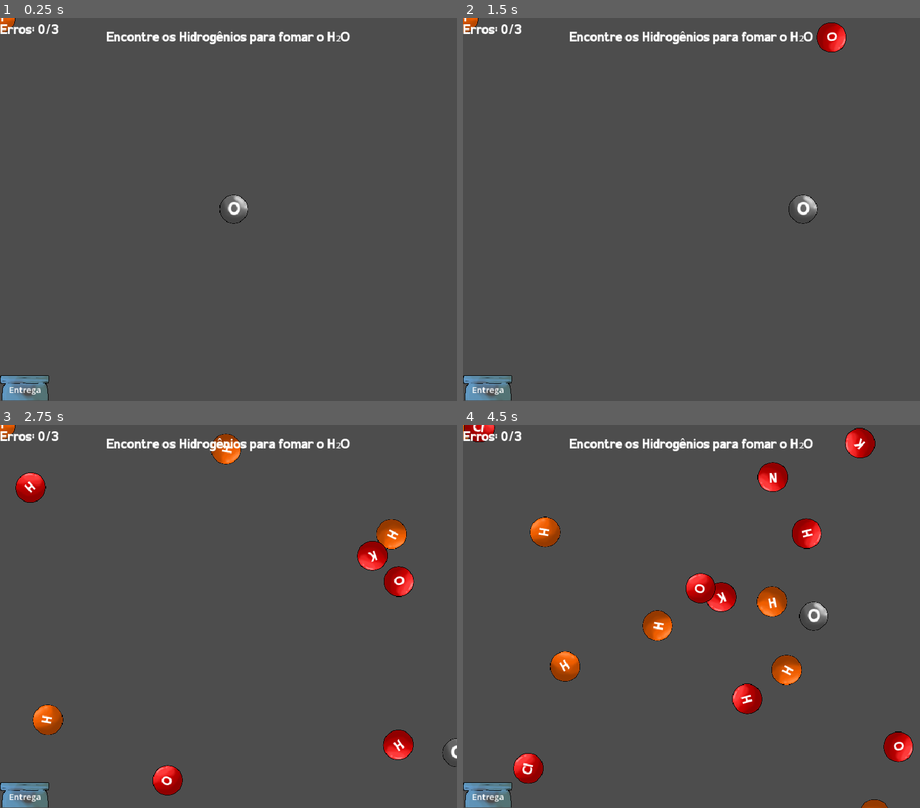
Above: before the commit, frames 1-4 (two rows, left to right).
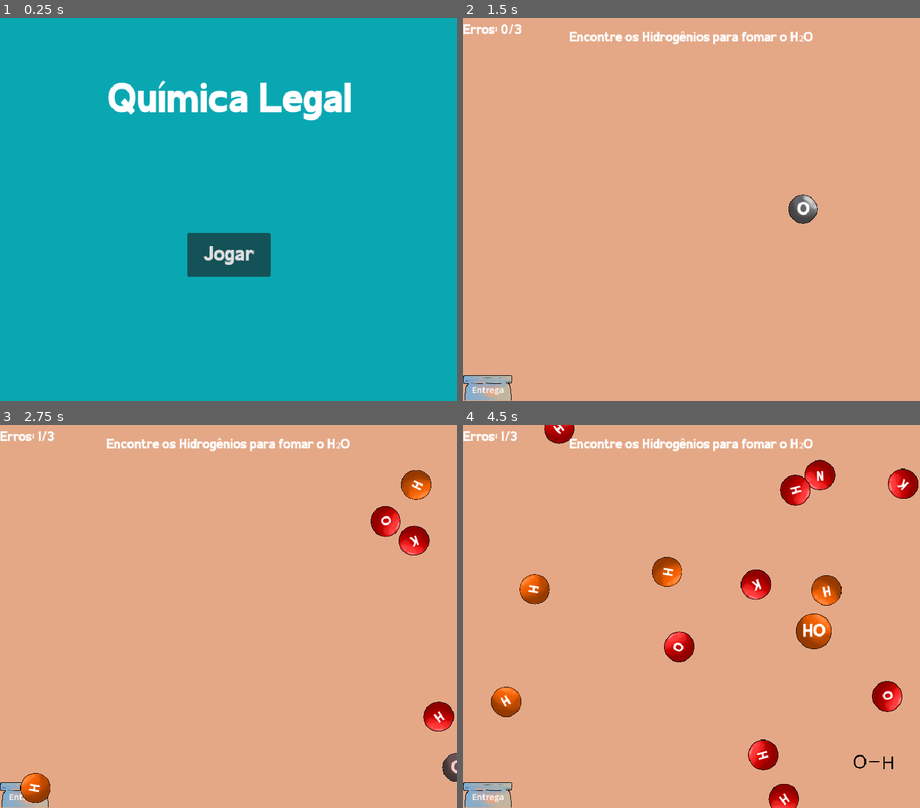
Above: after the commit, the same moments.

Repository: Lipz-sz/Qu-mica-Legal
Game: Godot game, scene res://main.tscn
The game is run twice, just before and just after one commit, with the same random seed, the same clock (stepped at 60 frames per second) and the same inputs. Before the commit the project starts from res://level_01.tscn.
Inputs (mouse positions are in pixels of both pictures, inside the frame that each line leads up to):
- Up to frame 1 (0.25 s): no input
- Up to frame 2 (1.5 s): click (691, 255) at 0.5 s, where only the run after the commit has a clickable "Jogar"; tap Enter at 1.25 s; hold D (move_right) from 1.28 s (still down); hold Shift (run) from 1.28 s (still down)
- Up to frame 3 (2.75 s): release D (move_right) at 2.03 s; release Shift (run) at 2.03 s; hold S (move_down) from 2.03 s (still down); tap Shift (run) at 2.1 s
- Up to frame 4 (4.5 s): release S (move_down) at 2.78 s; hold D (move_right) 2.78-3.53 s; hold Shift (run) 2.78-3.53 s; hold W (move_up) 3.53-4.28 s; tap Shift (run) at 3.6 s; hold A (move_left) from 4.28 s (still down); hold Shift (run) from 4.28 s (still down)

The runs differ from the first frame. In frame 1, 100% of the frame differs, in the area x 0-100%, y 0-100%; in frame 2, 99%; in frame 3, 99%; in frame 4, 99%.

Commit message:
Nivel 1 completo e funcionando do jeito certo

Diff:
--- a/level_01.gd
+++ b/level_01.gd
@@ -1,4 +1,5 @@
 extends Node
+
 
 @export var atomsec_scene: PackedScene
 @export var atomgood_scene: PackedScene
@@ -6,20 +7,14 @@
 @onready var level: int = 1
 
 func start_level01():
+	$UI.show()
 	$Atomsec.set_level(level)
 	$StartTimer.start()
 	$Player.niveis_player(level)
 	$Atomgood.set_level(level)
-	$Atom.start($StartPosition.position)
+	$Player.start($StartPosition.position)
 	$UI.mensage_edit(level)
 
-func _ready():
-	$StartTimer.start()
-	$Player.start($StartPosition.position)
-	$Atomsec.set_level(level)
-	$Player.niveis_player(level)
-	$Atomgood.set_level(level)
-	$UI.mensage_edit(level)
 
 func _on_atomsec_timer_timeout(): # --> faz os Atomsec andar/surgir aleatoriamente pela tela
 	var atomsec = atomsec_scene.instantiate()
--- a/level_01.tscn
+++ b/level_01.tscn
@@ -18,13 +18,24 @@
 atomsec_scene = ExtResource("3_kdijb")
 atomgood_scene = ExtResource("4_qrmce")
 
+[node name="ColorRect" type="ColorRect" parent="."]
+anchors_preset = 15
+anchor_right = 1.0
+anchor_bottom = 1.0
+grow_horizontal = 2
+grow_vertical = 2
+color = Color(0.89218545, 0.6563891, 0.52833337, 1)
+
 [node name="Entrega" parent="." instance=ExtResource("4_8q3i6")]
 
 [node name="Player" parent="." instance=ExtResource("1_bri2l")]
+position = Vector2(-100, 0)
 
 [node name="Atomsec" parent="." instance=ExtResource("3_kdijb")]
+position = Vector2(0, -100)
 
 [node name="Atomgood" parent="." instance=ExtResource("4_qrmce")]
+position = Vector2(0, -200)
 
 [node name="UI" parent="." instance=ExtResource("6_qrmce")]
 
--- /dev/null
+++ b/main.gd
@@ -0,0 +1,10 @@
+extends Node
+signal init_level
+@export var level_01: PackedScene
+@onready var UI = $"Level01/UI"
+
+func _ready() -> void:
+	UI.hide()
+
+func _new_game() -> void:
+	init_level.emit()
--- a/main.tscn
+++ b/main.tscn
@@ -1,3 +1,16 @@
-[gd_scene format=3 uid="uid://diugs2wivmh4p"]
+[gd_scene load_steps=4 format=3 uid="uid://diugs2wivmh4p"]
+
+[ext_resource type="Script" uid="uid://dtal2rypc844c" path="res://main.gd" id="1_h2yge"]
+[ext_resource type="PackedScene" uid="uid://0m64vifbdhoy" path="res://level_01.tscn" id="2_1bvp3"]
+[ext_resource type="PackedScene" uid="uid://c7nu8v52tt7pg" path="res://menu.tscn" id="3_lquwl"]
 
 [node name="Main" type="Node"]
+script = ExtResource("1_h2yge")
+level_01 = ExtResource("2_1bvp3")
+
+[node name="Level01" parent="." instance=ExtResource("2_1bvp3")]
+
+[node name="Menu" parent="." instance=ExtResource("3_lquwl")]
+
+[connection signal="init_level" from="." to="Level01" method="start_level01"]
+[connection signal="start_game" from="Menu" to="." method="_new_game"]
--- /dev/null
+++ b/menu.gd
@@ -0,0 +1,7 @@
+extends CanvasLayer
+signal start_game
+
+
+func _on_button_pressed() -> void:
+	start_game.emit()
+	queue_free()
--- /dev/null
+++ b/menu.tscn
@@ -0,0 +1,48 @@
+[gd_scene load_steps=3 format=3 uid="uid://c7nu8v52tt7pg"]
+
+[ext_resource type="FontFile" uid="uid://3uyusxqsrnfv" path="res://fonts/Banita.ttf" id="1_lti8b"]
+[ext_resource type="Script" uid="uid://cmy8iqocrqtr1" path="res://menu.gd" id="1_ouk20"]
+
+[node name="Menu" type="CanvasLayer"]
+script = ExtResource("1_ouk20")
+
+[node name="ColorRect" type="ColorRect" parent="."]
+anchors_preset = 15
+anchor_right = 1.0
+anchor_bottom = 1.0
+grow_horizontal = 2
+grow_vertical = 2
+color = Color(0.035000008, 0.65566653, 0.7, 1)
+
+[node name="Label" type="Label" parent="."]
+anchors_preset = 5
+anchor_left = 0.5
+anchor_right = 0.5
+offset_left = -256.0
+offset_top = 23.0
+offset_right = 262.0
+offset_bottom = 287.0
+grow_horizontal = 2
+theme_override_fonts/font = ExtResource("1_lti8b")
+theme_override_font_sizes/font_size = 80
+text = "Química Legal"
+horizontal_alignment = 1
+vertical_alignment = 1
+
+[node name="Button" type="Button" parent="."]
+anchors_preset = 8
+anchor_left = 0.5
+anchor_top = 0.5
+anchor_right = 0.5
+anchor_bottom = 0.5
+offset_left = -78.0
+offset_top = 44.0
+offset_right = 79.0
+offset_bottom = 127.0
+grow_horizontal = 2
+grow_vertical = 2
+theme_override_fonts/font = ExtResource("1_lti8b")
+theme_override_font_sizes/font_size = 40
+text = "Jogar"
+
+[connection signal="pressed" from="Button" to="." method="_on_button_pressed"]
--- a/player.gd
+++ b/player.gd
@@ -79,8 +79,9 @@
 			sprite.scale = Vector2(0.13,0.13)
 			get_tree().queue_delete(body)
 			sprit_inferior(ligacao)
-			if ligacao == 3:
+			if ligacao >= 3:
 				label.text = "?"
+				_sofrer_erro(body)
 
 
 
--- a/project.godot
+++ b/project.godot
@@ -11,7 +11,7 @@
 [application]
 
 config/name="Quimica_legal_pt_2"
-run/main_scene="uid://0m64vifbdhoy"
+run/main_scene="uid://diugs2wivmh4p"
 config/features=PackedStringArray("4.5", "Forward Plus")
 config/icon="res://icon.svg"
 
Not shown, added: main.gd.uid
Not shown, added: menu.gd.uid
